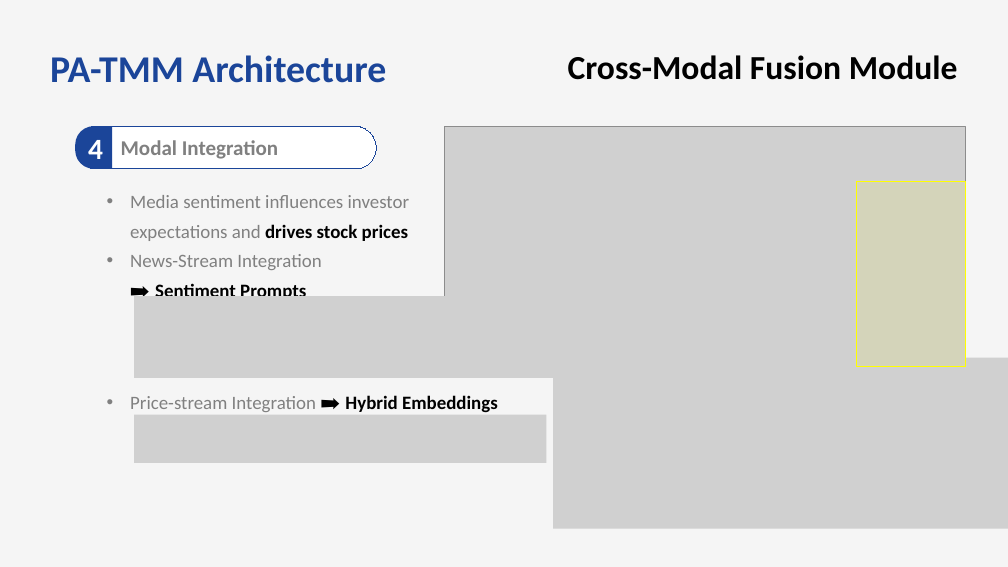
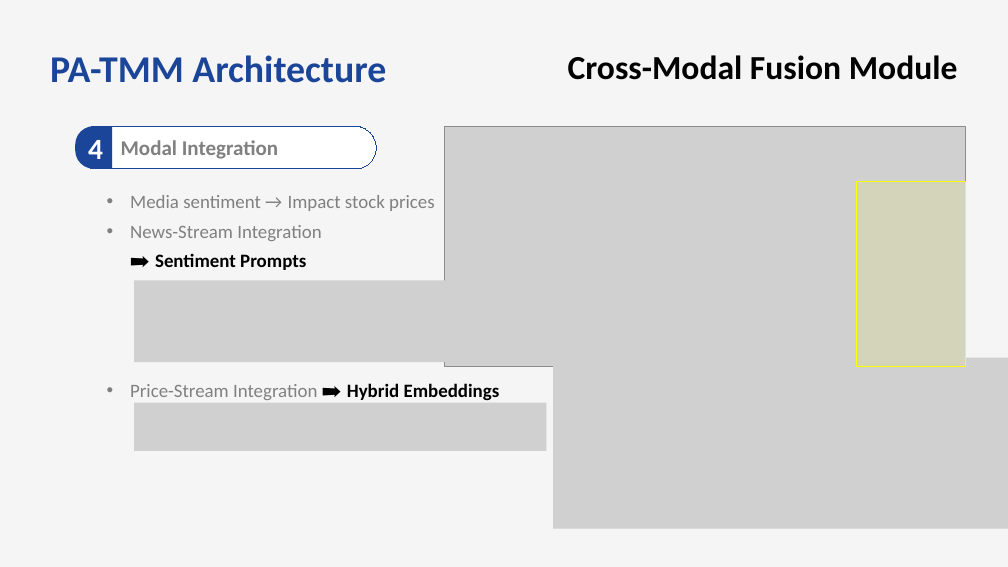
Before and after one commit to bts1991/study, a slide deck: slide 13 of 논문 Review/Others/paper_review.pptx. Drawn at 1008x567 pixels with LibreOffice and Linux fonts; fonts in the diff are those of the drawing; grey boxes stand for pictures. Boxes give left, top, right and bottom in pixels: in the first picture for what was removed or moved away, otherwise in the second. Text is boxed around its words. In the diff, an @@ line names an element or a change of style, - is before the commit and + after.

```diff
--- a/논문 Review/Others/paper_review.pptx
+++ b/논문 Review/Others/paper_review.pptx
@@ text at bbox=[130, 195, 435, 211]: text changed @@
-  • Media sentiment influences investor expectations and drives stock prices
+  • Media sentiment → Impact stock prices
@@ picture: place and size @@
-picture at bbox=[134, 296, 642, 378]
+picture at bbox=[134, 281, 642, 362]
@@ text at bbox=[130, 383, 500, 401]: text changed @@
-  • Price-stream Integration ➡️ Hybrid Embeddings
+  • Price-Stream Integration ➡️ Hybrid Embeddings
@@ picture: place and size @@
-picture at bbox=[134, 415, 546, 464]
+picture at bbox=[134, 403, 546, 451]
```
Also in this commit, not shown: 10 other slides changed, 2 other files.
